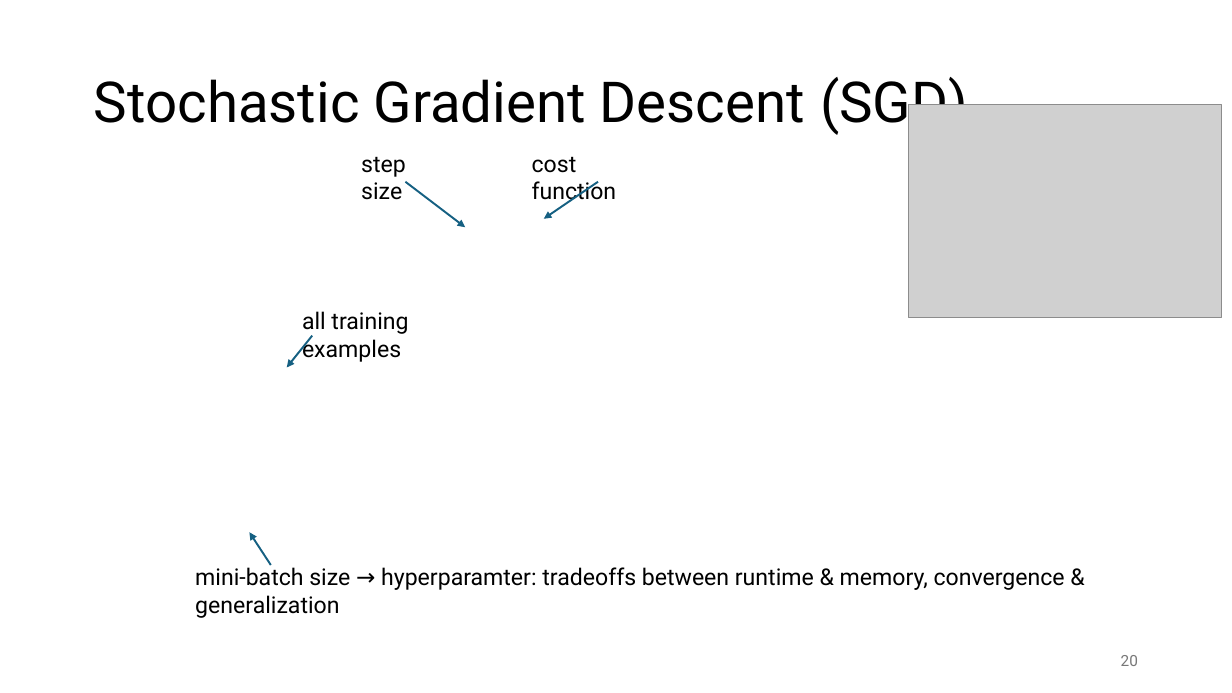
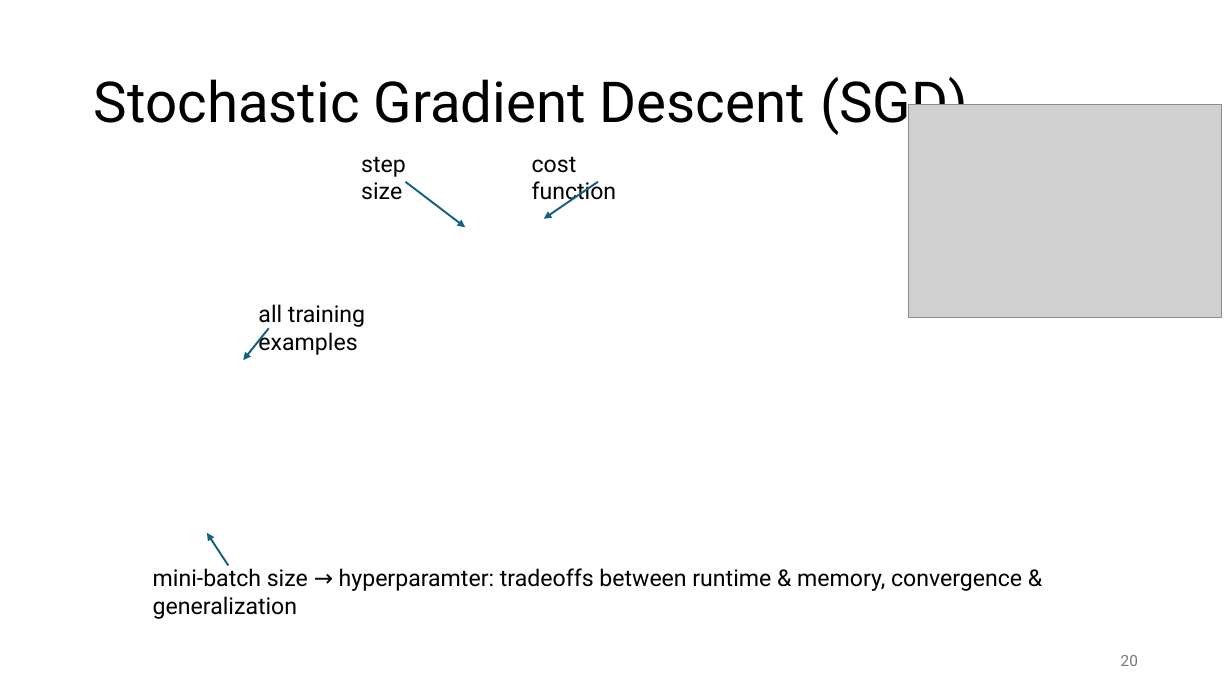
Before and after one commit to FelixWick/language_models, a slide deck: slide 20 of slides/1_deep_learning.pptx. Drawn at 1232x693 pixels with LibreOffice and Linux fonts; fonts in the diff are those of the drawing; grey boxes stand for pictures. Boxes give left, top, right and bottom in pixels: in the first picture for what was removed or moved away, otherwise in the second. Text is boxed around its words. In the diff, an @@ line names an element or a change of style, - is before the commit and + after.

```diff
--- a/slides/1_deep_learning.pptx
+++ b/slides/1_deep_learning.pptx
@@ text "all training examples" moved from (x1=302, y1=311, x2=408, y2=362) to (x1=258, y1=304, x2=365, y2=355) @@
@@ arrow moved from (312, 335) - (287, 368) to (269, 328) - (243, 360) @@
@@ arrow moved from (271, 565) - (250, 532) to (228, 566) - (207, 533) @@
@@ text "mini-batch size → hyperparamter: tradeoffs ..." moved from (x1=195, y1=565, x2=1065, y2=590) to (x1=153, y1=565, x2=1022, y2=591) @@
```
Also in this commit, not shown: 4 other files.
